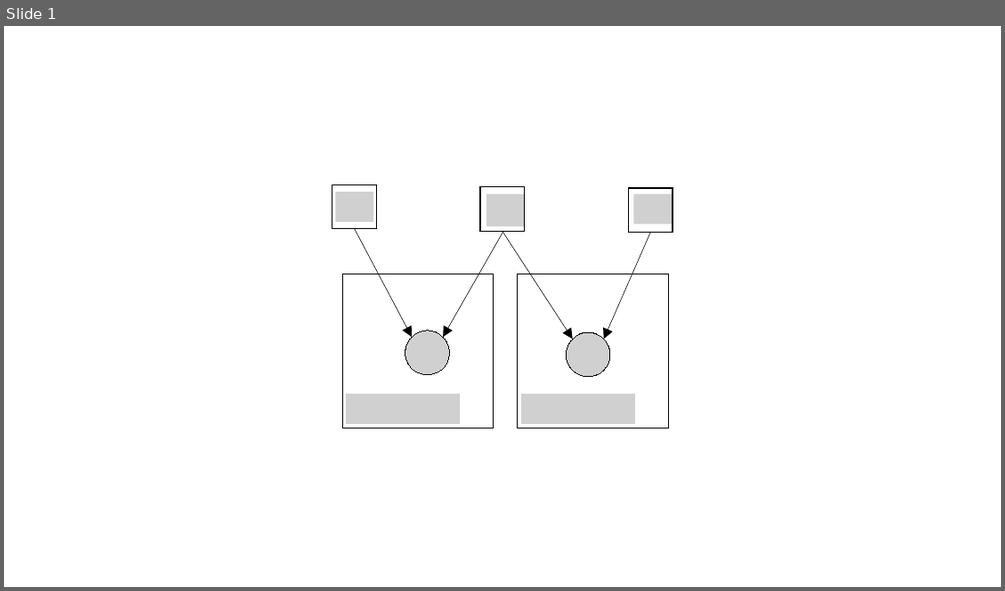
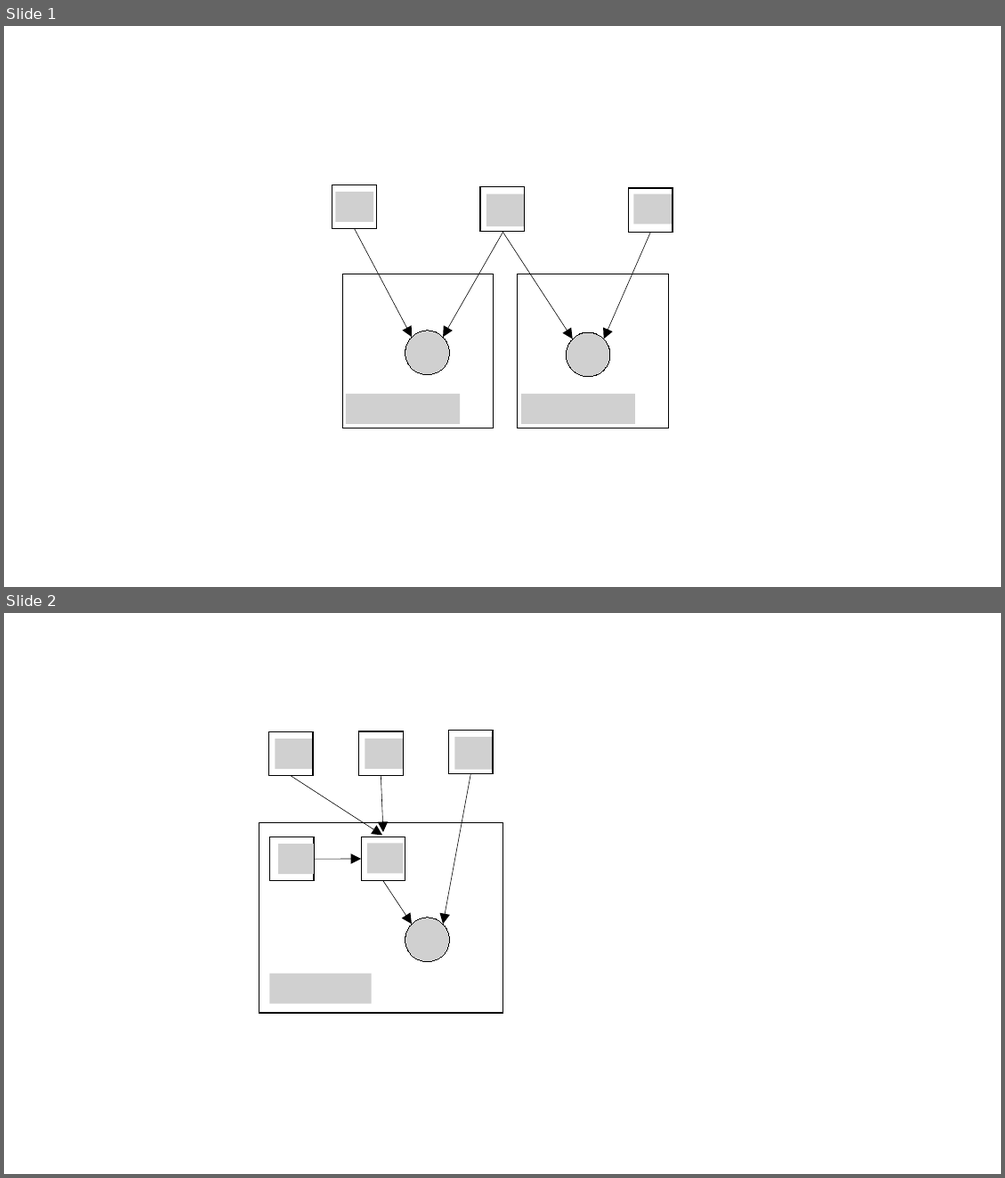
Before and after one commit to sjbonner/JAGS_for_Ecologists, a slide deck: Figures/jags_for_ecologists_figures.pptx. Shown one above the other, each under a label of ours: slide 1 before the commit, slides 1 and 2 after it. The pictures are 1005x591 and 1005x1178 pixels, drawn with LibreOffice and Linux fonts; fonts in the diff are those of the drawing; grey boxes stand for pictures. Boxes give left, top, right and bottom in pixels: in the first picture for what was removed or moved away, otherwise in the second. Text is boxed around its words. In the diff, an @@ line names an element or a change of style, - is before the commit and + after.

```diff
--- a/Figures/jags_for_ecologists_figures.pptx
+++ b/Figures/jags_for_ecologists_figures.pptx
@@ slide 2 added at [4, 613, 1001, 1174], background #FFFFFF @@
@@ rectangle added at [268, 732, 313, 776], outline #000000 1 pt @@
@@ picture added at [275, 738, 313, 769] @@
@@ rectangle added at [359, 731, 404, 775], outline #000000 1 pt @@
@@ picture added at [365, 738, 404, 769] @@
@@ rectangle added at [449, 730, 493, 774], outline #000000 1 pt @@
@@ picture added at [455, 737, 493, 770] @@
@@ arrow added from (291, 776) to (382, 835), #000000 0.5 pt @@
@@ arrow added from (380, 775) to (383, 832), #000000 0.5 pt @@
@@ arrow added from (470, 774) to (443, 925), #000000 0.5 pt @@
@@ rectangle added at [259, 823, 502, 1013], outline #000000 1 pt @@
@@ rectangle added at [269, 836, 314, 881], outline #000000 1 pt @@
@@ picture added at [278, 844, 314, 874] @@
@@ rectangle added at [362, 836, 405, 881], outline #000000 1 pt @@
@@ picture added at [367, 844, 404, 873] @@
@@ arrow added from (314, 859) to (362, 859), #000000 0.5 pt @@
@@ arrow added from (383, 881) to (412, 925), #000000 0.5 pt @@
@@ picture added at [405, 917, 450, 962] @@
@@ picture added at [269, 973, 372, 1004] @@
```
Also in this commit, not shown: 1 other file.
